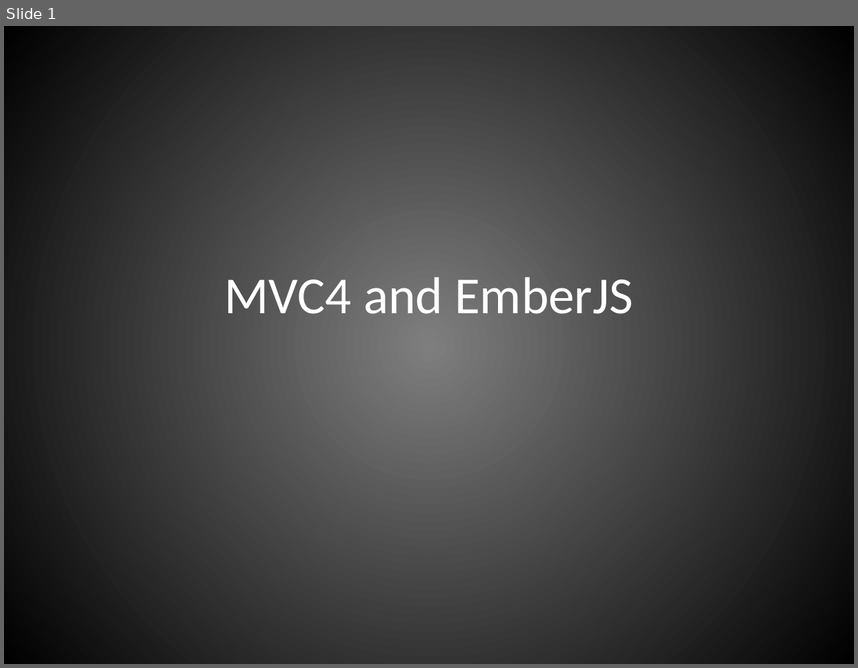
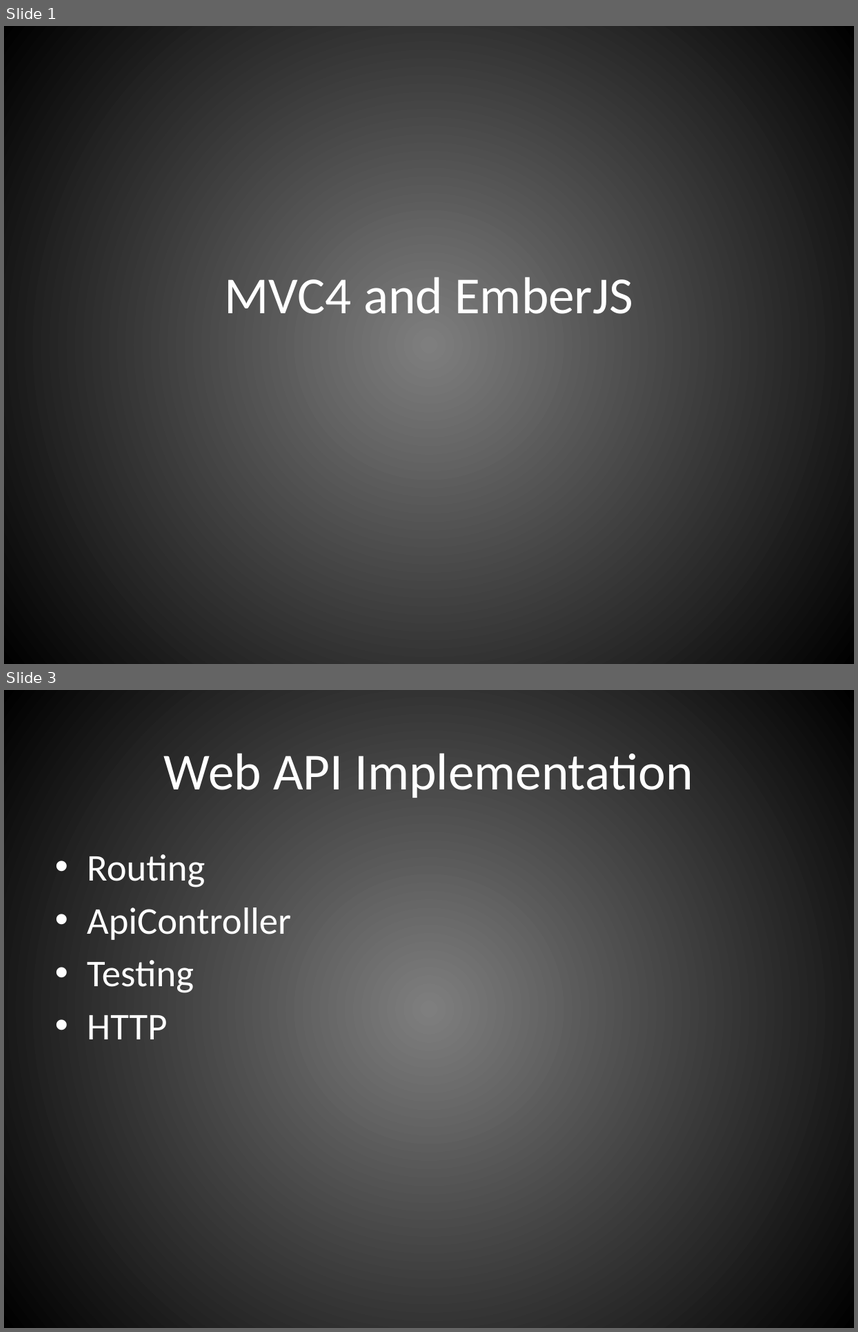
Before and after one commit to strmshdw/emberDemo, a slide deck: MVC4 and EmberJS.pptx. Shown one above the other, each under a label of ours: slide 1 before the commit, slides 1 and 3 after it; the slides between them are not shown. The pictures are 858x668 and 858x1332 pixels, drawn with LibreOffice and Linux fonts; fonts in the diff are those of the drawing. Boxes give left, top, right and bottom in pixels: in the first picture for what was removed or moved away, otherwise in the second. Text is boxed around its words. In the diff, an @@ line names an element or a change of style, - is before the commit and + after.

```diff
--- a/MVC4 and EmberJS.pptx
+++ b/MVC4 and EmberJS.pptx
@@ slide 3 added at (x1=4, y1=690, x2=854, y2=1328), background gradient #7F7F7F to #000000 @@
@@ title added at (x1=164, y1=753, x2=693, y2=798), 44 pt, text #FFFFFF @@
+Web API Implementation
@@ text added at (x1=87, y1=854, x2=291, y2=1039), 32 pt, text #FFFFFF @@
+• Routing
+• ApiController
+• Testing
+• HTTP
```
Also in this commit, not shown: 6 other slides added, 8 other files.
